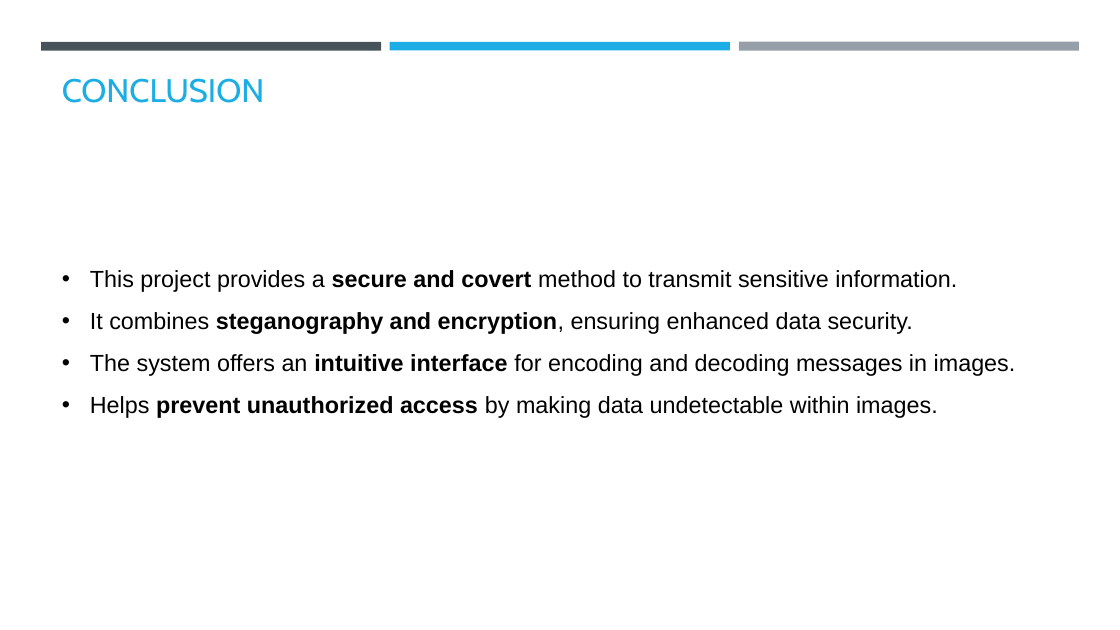
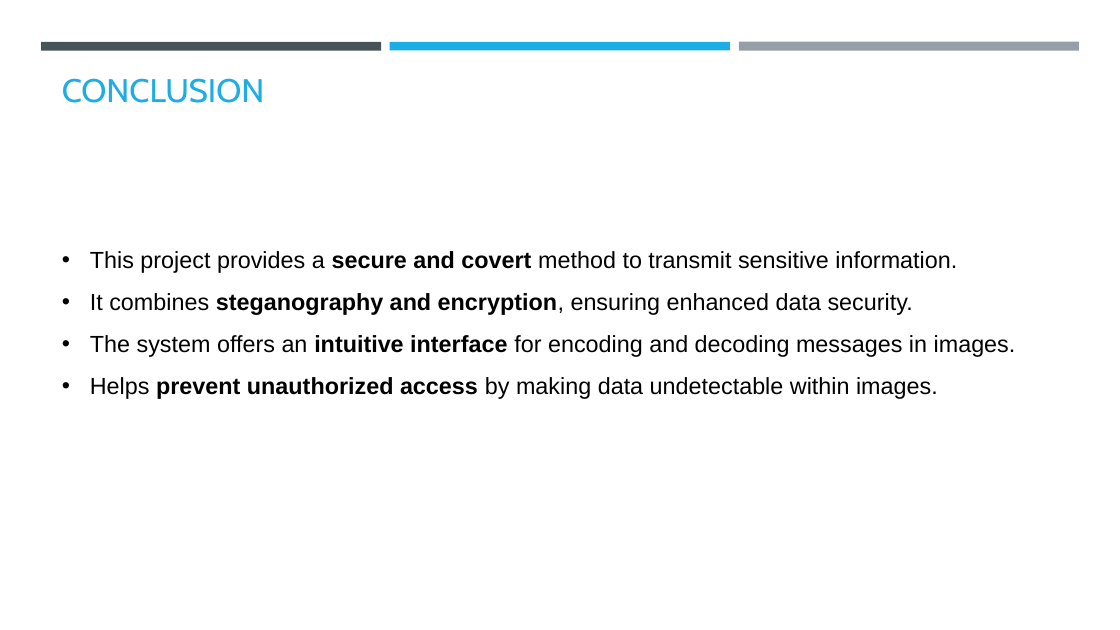
Before and after one commit to anubhavlal07/imageStegnography, a slide deck: slide 8 of Project Presentation.pptx. Drawn at 1120x630 pixels with LibreOffice and Linux fonts; fonts in the diff are those of the drawing; background and template pictures are left out. Boxes give left, top, right and bottom in pixels: in the first picture for what was removed or moved away, otherwise in the second. Text is boxed around its words. In the diff, an @@ line names an element or a change of style, - is before the commit and + after.

Commit message:
updated Project Presentation with latest changes

```diff
--- a/Project Presentation.pptx
+++ b/Project Presentation.pptx
@@ text "This project provides a secure ...": place and size @@
-text "This project provides a secure ..." at bbox=[90, 270, 1016, 418]
+text "This project provides a secure ..." at bbox=[90, 251, 1016, 399]
```
Also in this commit, not shown: 1 other slide changed.
